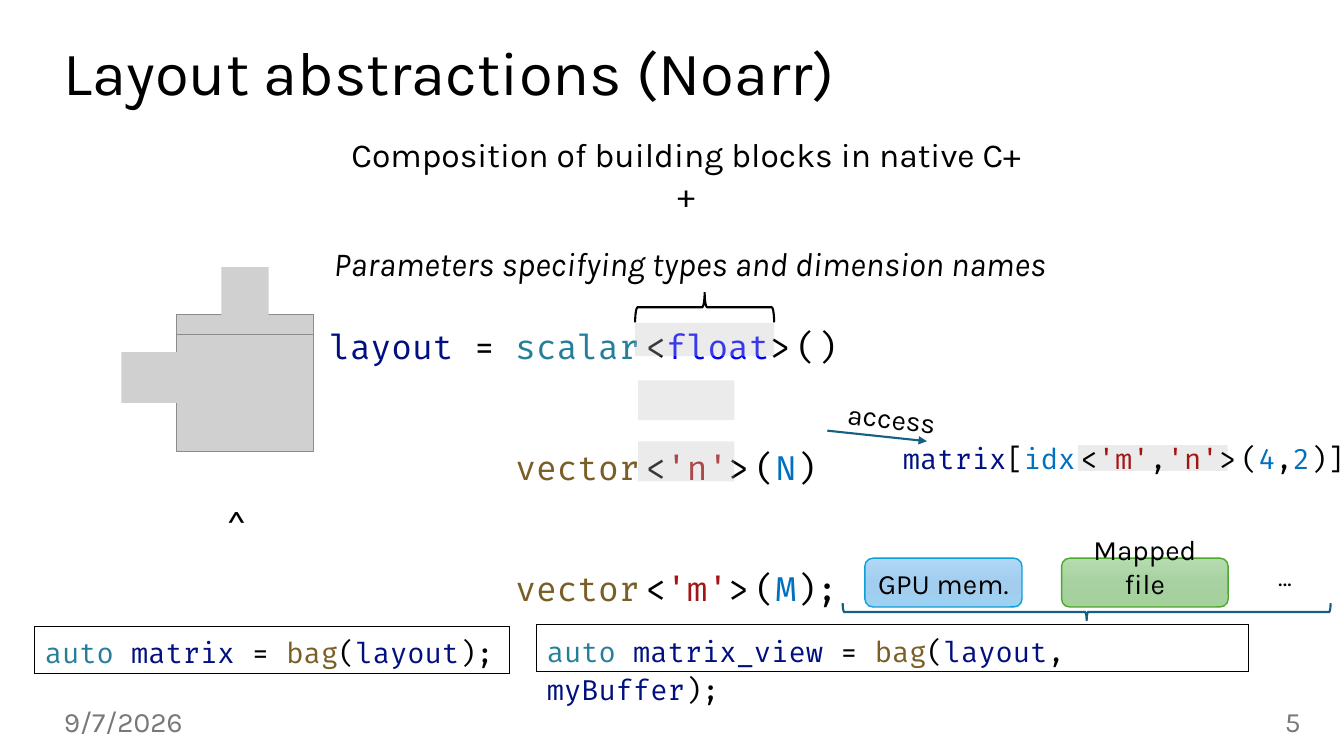
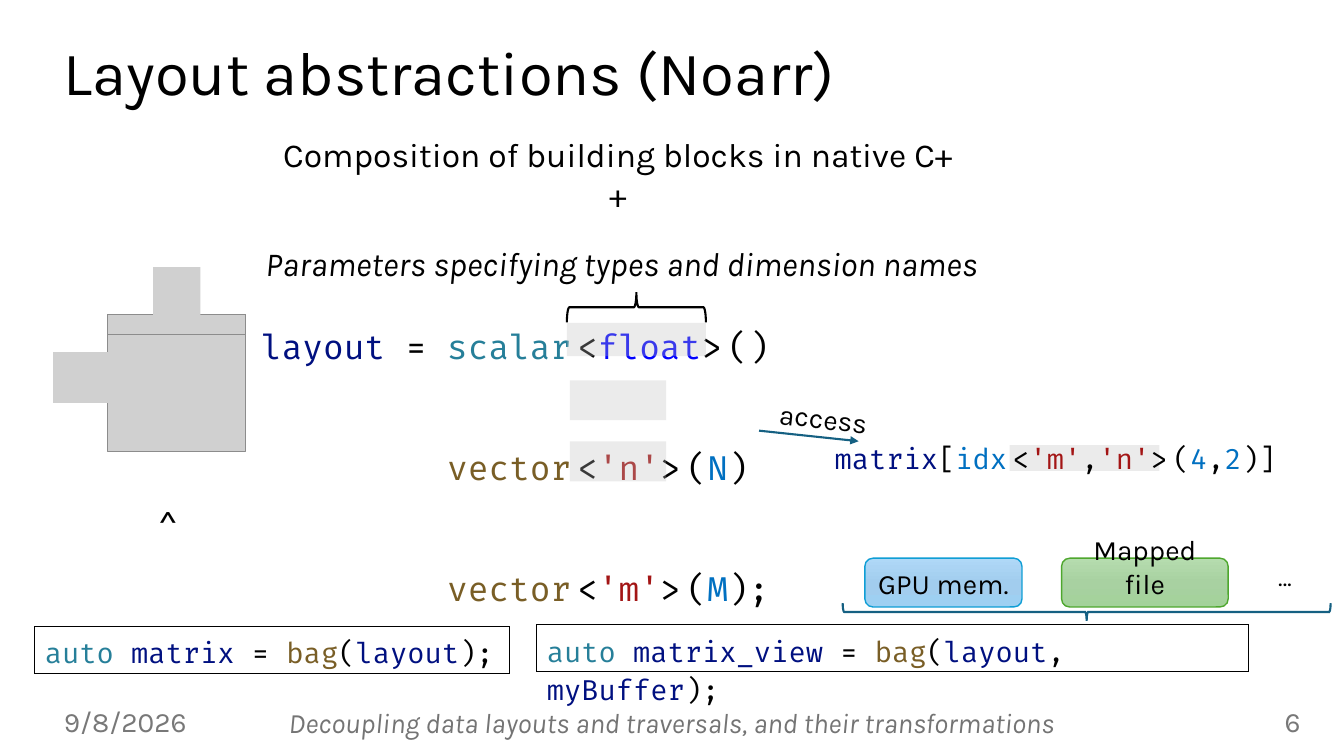
Before and after one commit to jiriklepl/phd-thesis, a slide deck: slide 6 of defense/Optimizing Memory Layouts and Traversal Orders in High-Performance Computing.pptx (slide 5 before the commit). Drawn at 1344x756 pixels with LibreOffice and Linux fonts; fonts in the diff are those of the drawing; grey boxes stand for pictures; background and template pictures are left out. Boxes give left, top, right and bottom in pixels: in the first picture for what was removed or moved away, otherwise in the second. Text is boxed around its words. In the diff, an @@ line names an element or a change of style, - is before the commit and + after.

```diff
--- a/defense/Optimizing Memory Layouts and Traversal Orders in High-Performance Computing.pptx
+++ b/defense/Optimizing Memory Layouts and Traversal Orders in High-Performance Computing.pptx
@@ picture added at [153, 267, 201, 318] @@
@@ picture removed at [222, 267, 269, 318] @@
@@ 5 texts, 5 rectangles, 2 pictures, 1 right brace, 1 arrow: place and size @@
-5 texts, 5 rectangles, 2 pictures, 1 right brace, 1 arrow at [176, 144, 1344, 608]
+5 texts, 5 rectangles, 2 pictures, 1 right brace, 1 arrow at [108, 144, 1277, 608]
@@ picture added at [53, 352, 110, 402] @@
@@ picture removed at [121, 352, 177, 402] @@
@@ text at [64, 711, 187, 734]: text changed @@
-9/7/2026
+9/8/2026
@@ text added at [289, 714, 1054, 740], 20 pt, text #747474, italic @@
+Decoupling data layouts and traversals, and their transformations
@@ page number at [1285, 714, 1301, 732]: text changed @@
-5
+6
```
Also in this commit, not shown: 44 other slides changed, 7 slides added, 1 slide removed, 2 other files.
